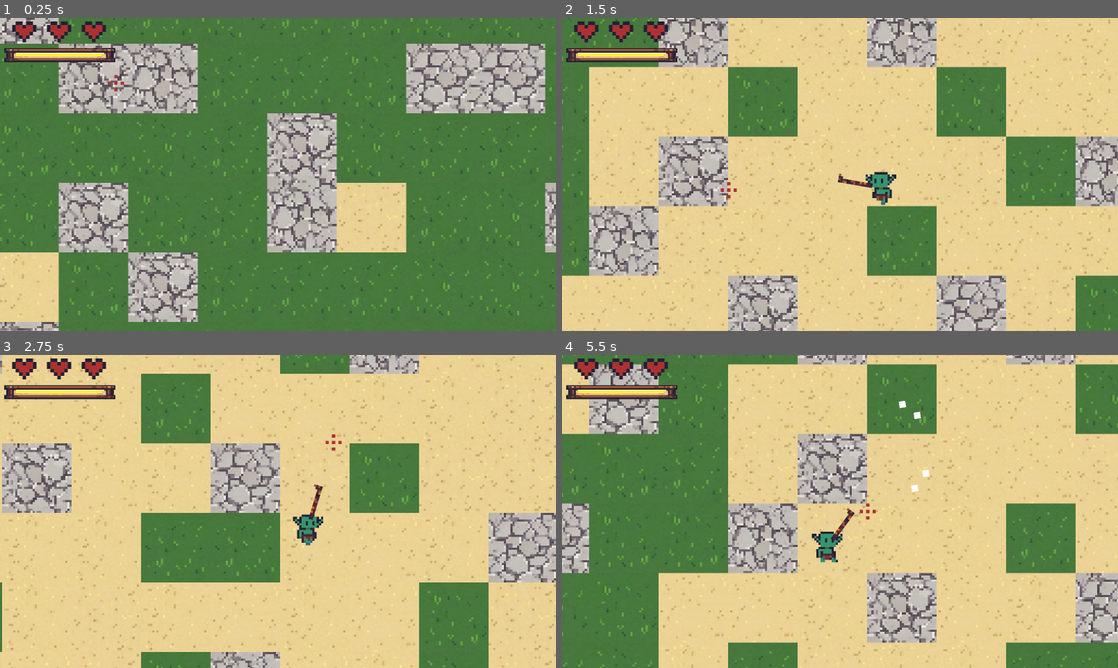
Above: before the commit, frames 1-4 (two rows, left to right).
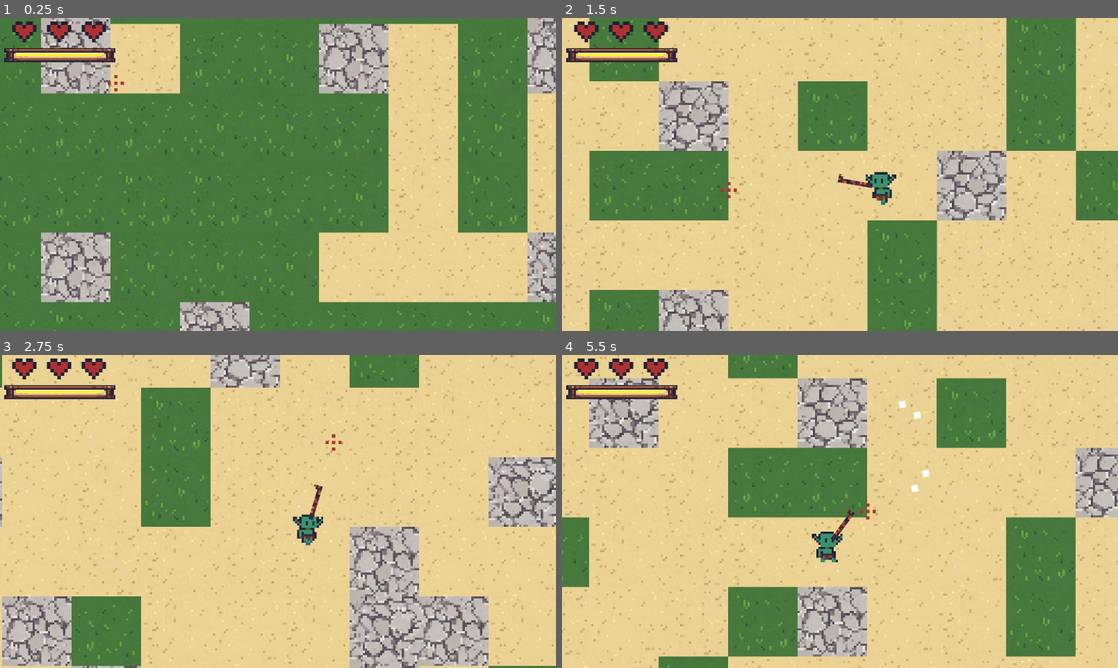
Above: after the commit, the same moments.

Repository: futurediffusion/nuclear-sand-box
Game: Godot game, scene res://scenes/main.tscn
Same seed, same stepped clock (60 frames per second), same inputs: the game is played once before the commit and once after it. The project has no main scene, so this scene is started directly. Sound files missing from this copy of the repository are replaced by a short silence.
Inputs (mouse positions are in pixels of both pictures, inside the frame that each line leads up to):
- Up to frame 1 (0.25 s): no input
- Up to frame 2 (1.5 s): tap Enter at 0.5 s; move the mouse to (962, 158) at 0.52 s; hold Right (move_right) 0.53-1.28 s; click (962, 158) at 0.6 s; move the mouse to (728, 190) at 1.27 s; hold Down (move_down) from 1.28 s (still down); right-click (728, 190) at 1.35 s
- Up to frame 3 (2.75 s): move the mouse to (333, 442) at 2.02 s; release Down (move_down) at 2.03 s; hold Right (move_right) from 2.03 s (still down); tap 1 at 2.1 s
- Up to frame 4 (5.5 s): move the mouse to (812, 574) at 2.77 s; release Right (move_right) at 2.78 s; hold Up (move_up) 2.78-3.53 s; tap 2 at 2.85 s; move the mouse to (1006, 558) at 3.52 s; hold Left (move_left) 3.53-5.03 s; tap 3 at 3.6 s; move the mouse to (673, 464) at 4.27 s; tap 4 at 4.35 s; move the mouse to (867, 511) at 5.02 s; hold Down (move_down) from 5.03 s (still down); click (867, 511) at 5.1 s

The runs differ from the first frame. In frame 1, 52% of the frame differs, in the area x 0-100%, y 0-100%; in frame 2, 53%; in frame 3, 43%; in frame 4, 60%.

Commit message:
Spawn player at tavern center on world start

Diff:
--- a/scripts/world/world.gd
+++ b/scripts/world/world.gd
@@ -91,8 +91,10 @@
 
 	player = get_node_or_null("../Player")
 
-	# Spawn del mundo en el centro del mapa (en tiles)
-	spawn_tile = Vector2i(width / 2, height / 2)
+	# Spawn inicial: ubicar al jugador en el centro de la taberna del chunk inicial.
+	var initial_spawn_tile := Vector2i(width / 2, height / 2)
+	var spawn_chunk: Vector2i = _tile_to_chunk(initial_spawn_tile)
+	spawn_tile = _get_tavern_center_tile_for_chunk(spawn_chunk)
 
 	# mover player al centro REAL en el mundo
 	if player:
@@ -674,5 +676,11 @@
 		_place_tile_persistent(chunk_pos, LAYER_WALLS, Vector2i(x1, y), SRC_WALLS, ROOF_VERTICAL)
 
 	# Guardamos el "centro" de la taberna para usarlo como zona segura.
-	tavern_tile = Vector2i(x0 + w / 2, y0 + h / 2)
+	tavern_tile = _get_tavern_center_tile_for_chunk(chunk_pos)
 	has_tavern = true
+
+func _get_tavern_center_tile_for_chunk(chunk_pos: Vector2i) -> Vector2i:
+	var tavern_width: int = 12
+	var x0: int = chunk_pos.x * chunk_size + 4
+	var y0: int = chunk_pos.y * chunk_size + 3
+	return Vector2i(x0 + tavern_width / 2, y0 + 8 / 2)
